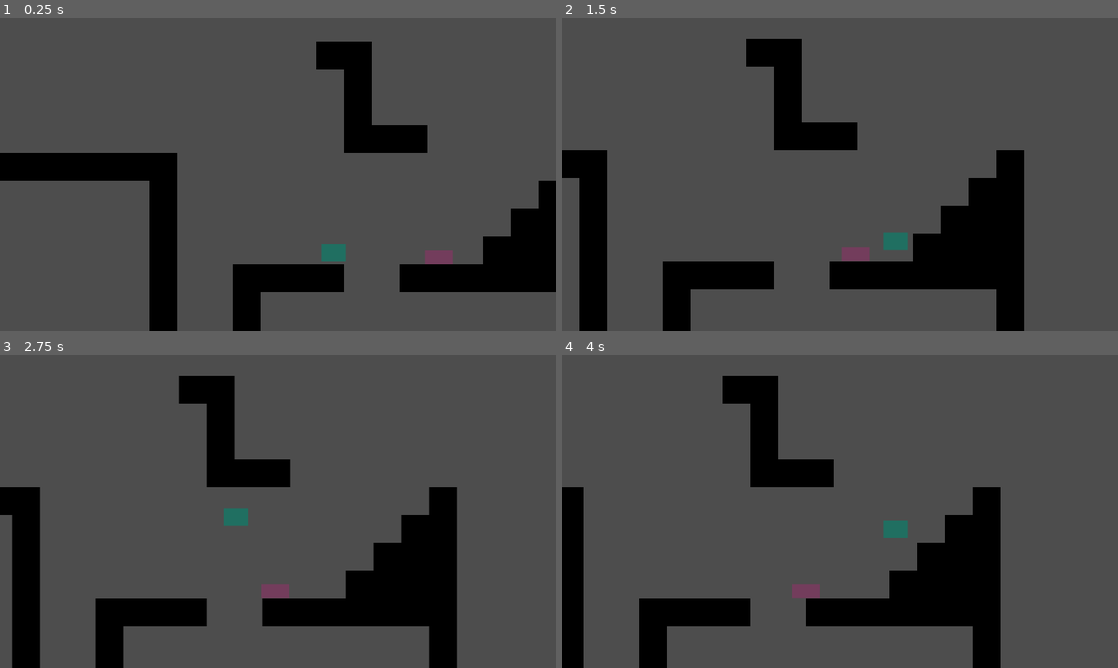
Above: before the commit, frames 1-4 (two rows, left to right).
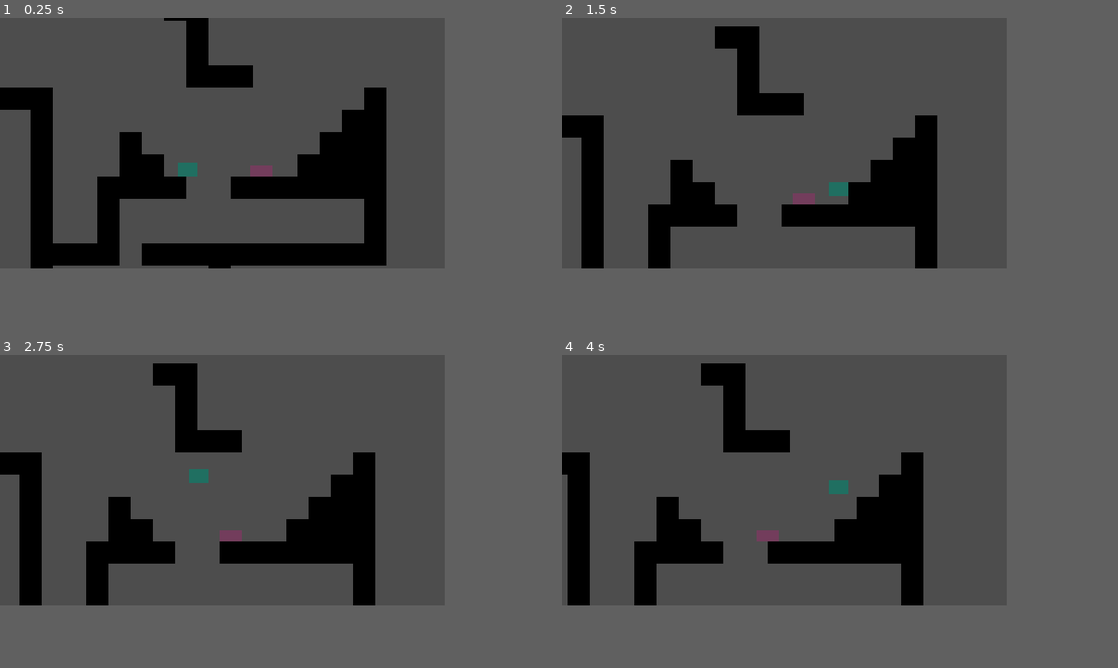
Above: after the commit, the same moments.

Repository: TravisHenderson646/finish-the-knight
Game: Godot game, scene res://game.tscn
The game is run twice, just before and just after one commit, with the same random seed, the same clock (stepped at 60 frames per second) and the same inputs.
Inputs:
- Up to frame 1 (0.25 s): no input
- Up to frame 2 (1.5 s): tap Enter (ui_accept) at 0.5, 0.77 s; hold Right (ui_right) from 0.53 s (still down)
- Up to frame 3 (2.75 s): tap Enter (ui_accept) at 1.52, 2 s; release Right (ui_right) at 2.03 s; hold Left (ui_left) from 2.03 s (still down)
- Up to frame 4 (4 s): release Left (ui_left) at 2.78 s; hold Right (ui_right) from 2.78 s (still down); tap Enter (ui_accept) at 3.02, 3.77 s
The window is 800x450 before the commit and 640x360 after it. Grey fills any space a smaller window leaves; there, only what the larger window draws over its background counts as a difference.

The runs differ from the first frame. In frame 1, 26% of the frame differs, in the area x 0-100%, y 0-100%; in frame 2, 25%; in frame 3, 25%; in frame 4, 24%.

Commit message:
PROPER PIXEL COLLISION, FIXED WALLHUGGING AND COLLISION SHAPE JITTER

Diff:
--- a/enemy.gd
+++ b/enemy.gd
@@ -1,7 +1,9 @@
 extends CharacterBody2D
 
 
-var gravity:= 200.0
+var gravity:= 3.33
+@onready var collision_shape_2d: CollisionShape2D = $CollisionShape2D
+@onready var polygon_2d: Polygon2D = $Polygon2D
 
 func _physics_process(_delta: float) -> void:
 	# Add the gravity.
--- a/game.tscn
+++ b/game.tscn
@@ -15,6 +15,7 @@
 position = Vector2(61, 66)
 
 [node name="Camera2D" type="Camera2D" parent="."]
+position = Vector2(83.6, 64.3)
 process_callback = 0
 drag_horizontal_enabled = true
 drag_vertical_enabled = true
--- a/level_1.tscn
+++ b/level_1.tscn
@@ -6,7 +6,7 @@
 [node name="Level1" type="Node2D"]
 
 [node name="TileMapLayer" type="TileMapLayer" parent="."]
-tile_map_data = PackedByteArray("AAAEAAYAAAAAAAAAAAADAAYAAAA …(1264 unchanged characters)… AAAAAAAAHAAEAAAAAAAAAAAAGAP7/AAAAAAAAAAA=")
+tile_map_data = PackedByteArray("AAAEAAYAAAAAAAAAAAADAAYAAAA …(1264 unchanged characters)… AAAAAAAAHAAEAAAAAAAAAAAAGAP7/AAAAAAAAAAAEAAUAAAAAAAAAAAAFAAUAAAAAAAAAAAAEAAQAAAAAAAAAAAA=")
 tile_set = ExtResource("1_3hls8")
 
 [node name="Enemy" parent="." instance=ExtResource("2_hbghi")]
--- a/player.gd
+++ b/player.gd
@@ -4,14 +4,14 @@
 @export_category("Movement Stats")
 @export_range(30, 50, .1) var SPEED = 40.0
 @export_range(-110, -95, .1) var JUMP_VELOCITY = -100.0
-@export_range(180, 230, 1) var gravity:= 200.0
+@export_range(3.2, 3.5, .01) var gravity:= 3.33
 
 @onready var remote_transform_2d: RemoteTransform2D = $RemoteTransform2D
 
 
 func _physics_process(_delta: float) -> void:
 	# Add the gravity.
-	velocity.y += gravity /60
+	velocity.y += gravity
 	# Handle jump.
 	if Input.is_action_just_pressed("ui_accept") and is_on_floor():
 		velocity.y = JUMP_VELOCITY
--- a/player.tscn
+++ b/player.tscn
@@ -10,12 +10,13 @@
 script = ExtResource("1_4flbx")
 
 [node name="CollisionShape2D" type="CollisionShape2D" parent="."]
+position = Vector2(3.5, 2.5)
 shape = SubResource("RectangleShape2D_sh265")
 
 [node name="RemoteTransform2D" type="RemoteTransform2D" parent="."]
 remote_path = NodePath("..")
 
 [node name="Polygon2D" type="Polygon2D" parent="."]
+position = Vector2(3, 2)
 color = Color(0.128911, 0.439112, 0.383096, 1)
-offset = Vector2(-0.5, -0.5)
 polygon = PackedVector2Array(-3, -2, 4, -2, 4, 3, -3, 3)
--- a/project.godot
+++ b/project.godot
@@ -21,7 +21,7 @@
 window/size/viewport_height=90
 window/size/window_width_override=1280
 window/size/window_height_override=720
-window/stretch/mode="canvas_items"
+window/stretch/mode="viewport"
 window/stretch/scale_mode="integer"
 
 [editor_plugins]
@@ -43,3 +43,4 @@
 textures/canvas_textures/default_texture_filter=0
 renderer/rendering_method="gl_compatibility"
 renderer/rendering_method.mobile="gl_compatibility"
+2d/snap/snap_2d_transforms_to_pixel=true
Not shown, added: pixel_perfect_fixes.txt
